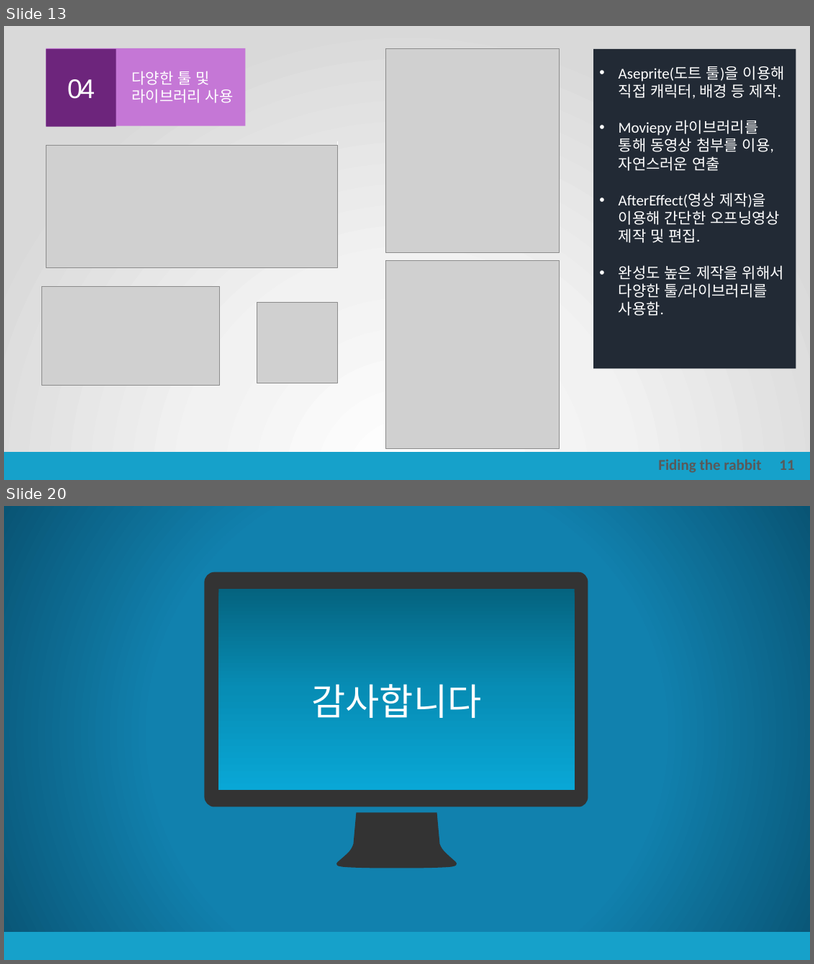
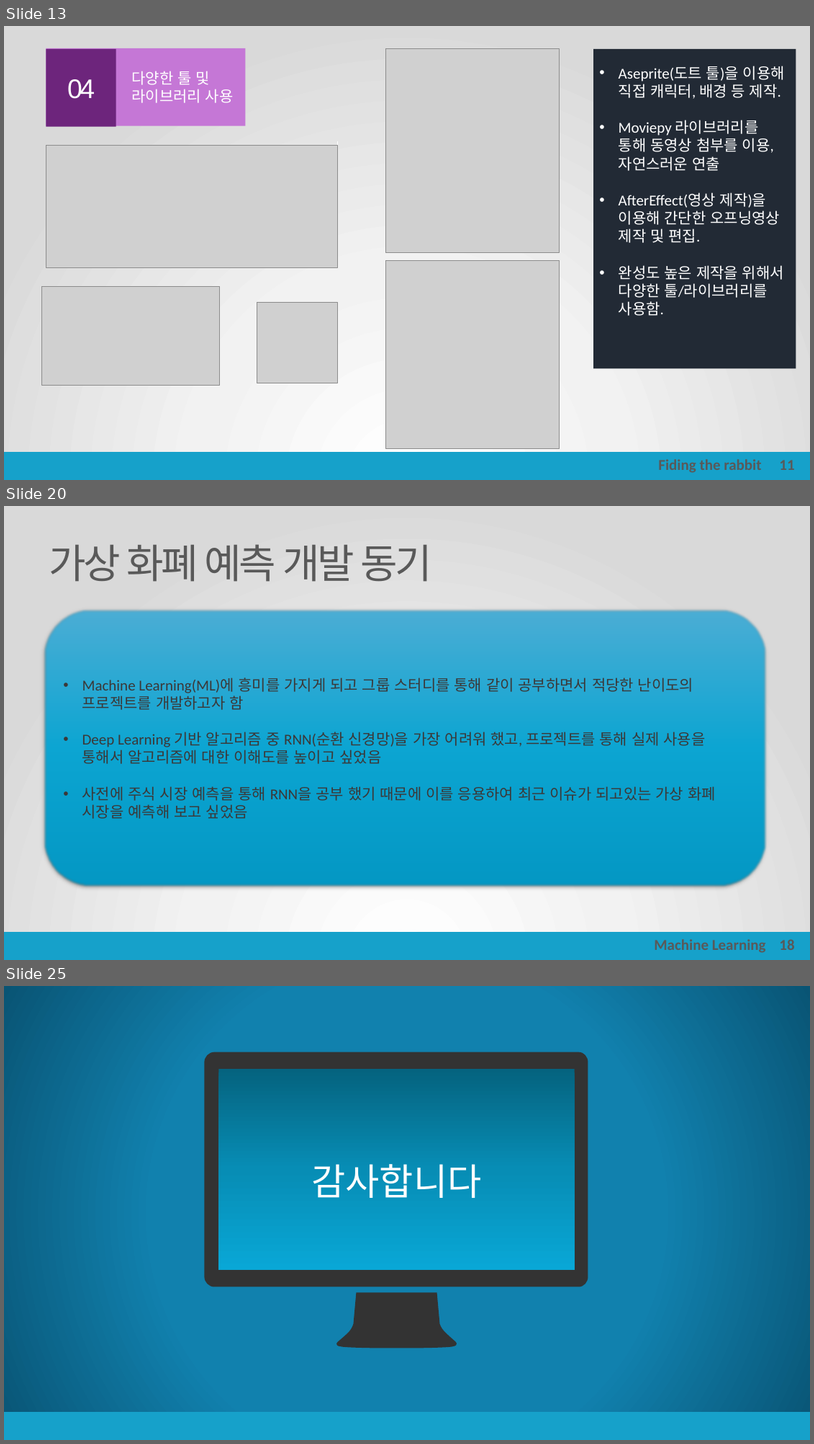
Before and after one commit to korca0220/old_project_store, a slide deck: portfolio/포트폴리오.pptx. Shown one above the other, each under a label of ours: slides 13 and 20 before the commit, slides 13, 20 and 25 after it; the slides between them are not shown. The pictures are 814x964 and 814x1444 pixels, drawn with LibreOffice and Linux fonts; fonts in the diff are those of the drawing; grey boxes stand for pictures. Boxes give left, top, right and bottom in pixels: in the first picture for what was removed or moved away, otherwise in the second. Text is boxed around its words. In the diff, an @@ line names an element or a change of style, - is before the commit and + after.

```diff
--- a/portfolio/포트폴리오.pptx
+++ b/portfolio/포트폴리오.pptx
@@ slide 20 added at [4, 506, 810, 960], background gradient #FFFFFF to #F2F2F2 to #D9D9D9; not listed: 1 template element that a slide beside it also shows @@
@@ text added at [49, 544, 432, 582], 48 pt, text #595959 @@
+가상 화폐 예측 개발 동기
@@ rounded rectangle added at [44, 610, 767, 887], fill gradient #4CADD4 to #0DA6D3 to #0498C3, 18 pt, text #3B3838 @@
+• Machine Learning(ML)에 흥미를 가지게 되고 그룹 스터디를 통해 같이 공부하면서 적당한 난이도의 프로젝트를 개발하고자 함
+• Deep Learning 기반 알고리즘 중 RNN(순환 신경망)을 가장 어려워 했고, 프로젝트를 통해 실제 사용을 통해서 알고리즘에 대한 이해도를 높이고 싶었음
+• 사전에 주식 시장 예측을 통해 RNN을 공부 했기 때문에 이를 응용하여 최근 이슈가 되고있는 가상 화폐 시장을 예측해 보고 싶었음
@@ text added at [654, 939, 766, 952], 18 pt, text #595959, bold @@
+Machine Learning
@@ text added at [779, 939, 795, 950], 18 pt, text #595959, bold @@
+18
@@ what was slide 20 is now slide 25 @@
```
Also in this commit, not shown: 8 slides changed, 4 other slides added, 19 other files.
